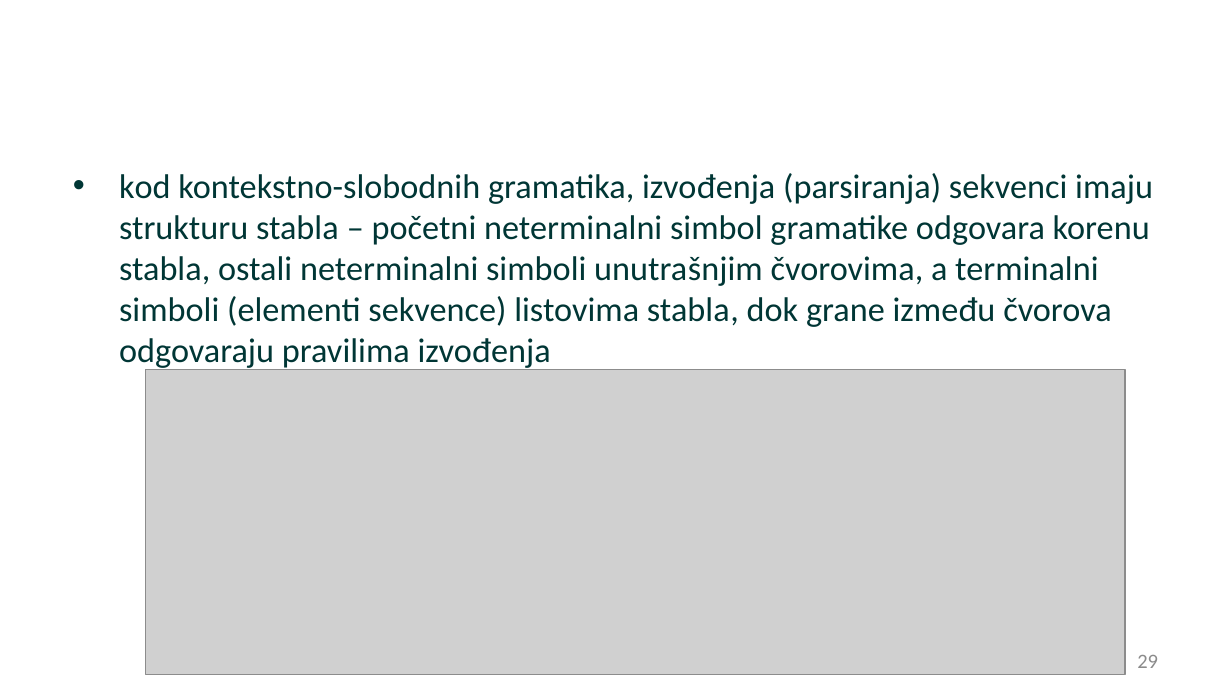
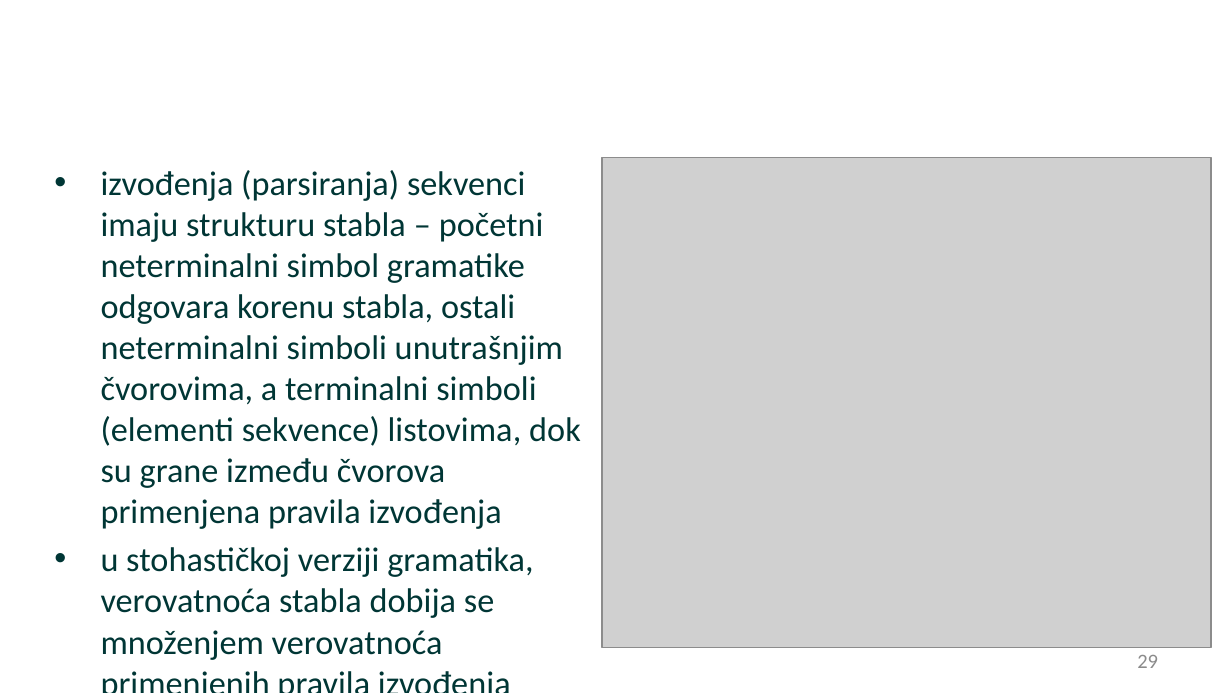
Before and after one commit to matfija/Sekundarna-struktura-tRNK, a slide deck: slide 29 of slajdovi/Sekvence-slajdovi.pptx. Drawn at 1232x693 pixels with LibreOffice and Linux fonts; fonts in the diff are those of the drawing; grey boxes stand for pictures; background and template pictures are left out. Boxes give left, top, right and bottom in pixels: in the first picture for what was removed or moved away, otherwise in the second. Text is boxed around its words. In the diff, an @@ line names an element or a change of style, - is before the commit and + after.

```diff
--- a/slajdovi/Sekvence-slajdovi.pptx
+++ b/slajdovi/Sekvence-slajdovi.pptx
@@ text at <box>101,170,581,660</box>: text changed @@
-• kod kontekstno-slobodnih gramatika, izvođenja (parsiranja) sekvenci imaju strukturu stabla – početni neterminalni simbol gramatike odgovara korenu stabla, ostali neterminalni simboli unutrašnjim čvorovima, a terminalni simboli (elementi sekvence) listovima stabla, dok grane između čvorova odgovaraju pravilima izvođenja
+• izvođenja (parsiranja) sekvenci imaju strukturu stabla – početni neterminalni simbol gramatike odgovara korenu stabla, ostali neterminalni simboli unutrašnjim čvorovima, a terminalni simboli (elementi sekvence) listovima, dok su grane između čvorova primenjena pravila izvođenja
+• u stohastičkoj verziji gramatika, verovatnoća stabla dobija se množenjem verovatnoća primenjenih pravila izvođenja
@@ picture: place and size @@
-picture at <box>145,370,1125,675</box>
+picture at <box>602,158,1211,648</box>
```
Also in this commit, not shown: 4 other slides changed, 1 slide added, 1 other file.
